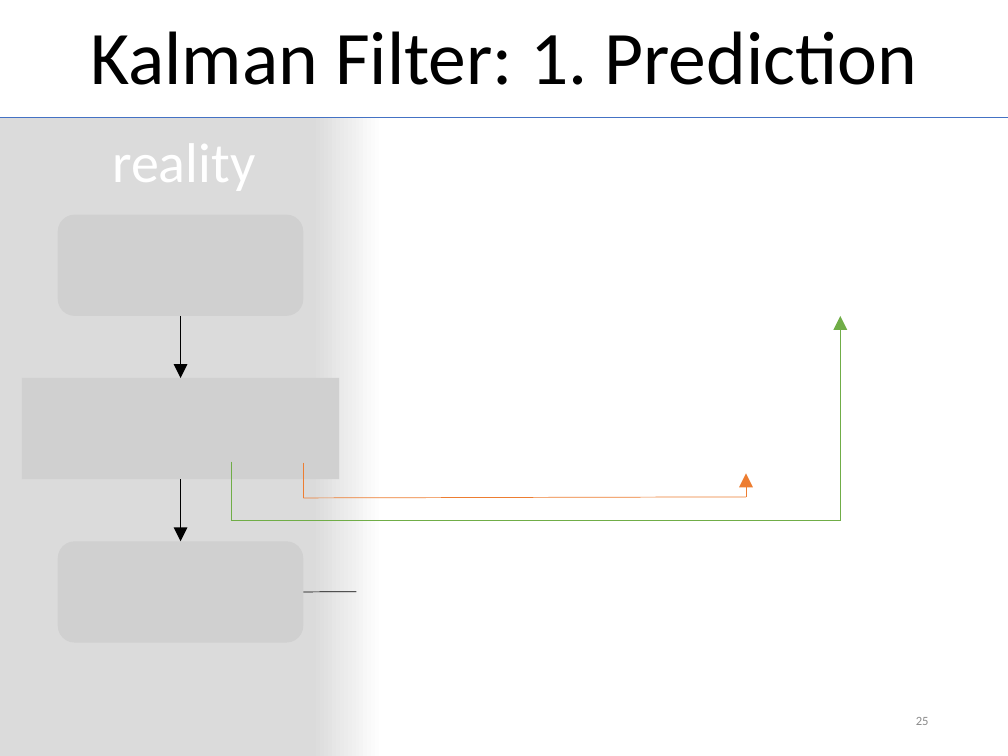
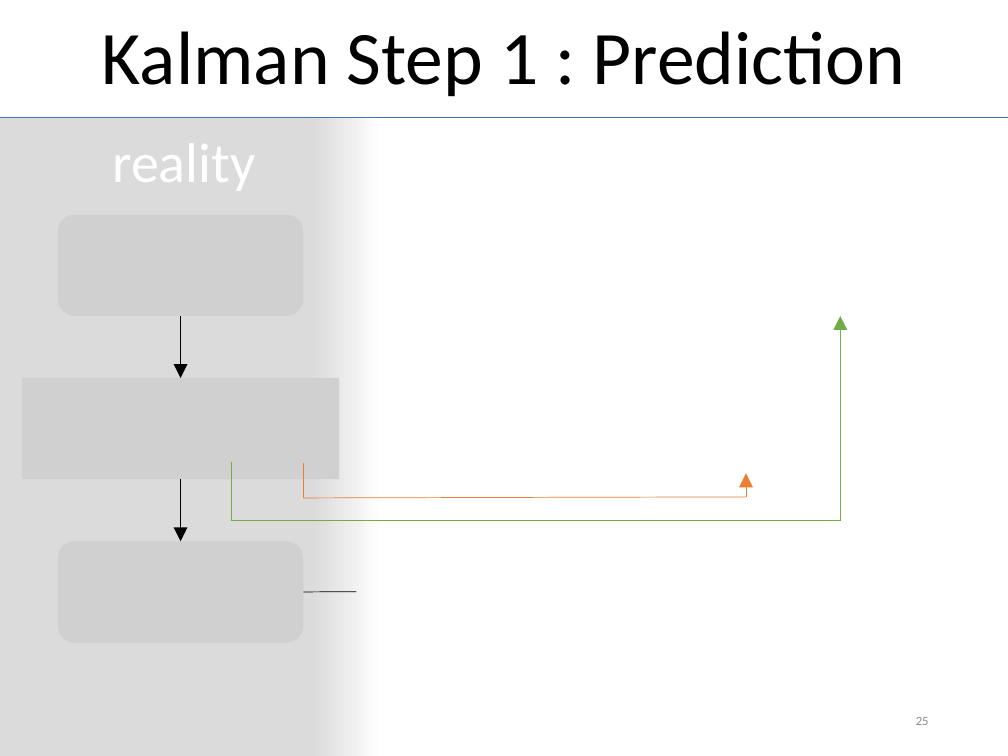
Before and after one commit to MichiHo/flocking, a slide deck: slide 25 of vortrag/ba_seminar_presentation.pptx. Drawn at 1008x756 pixels with LibreOffice and Linux fonts; fonts in the diff are those of the drawing; grey boxes stand for pictures. Boxes give left, top, right and bottom in pixels: in the first picture for what was removed or moved away, otherwise in the second. Text is boxed around its words. In the diff, an @@ line names an element or a change of style, - is before the commit and + after.

```diff
--- a/vortrag/ba_seminar_presentation.pptx
+++ b/vortrag/ba_seminar_presentation.pptx
@@ title at (102,31,905,97): text changed @@
-Kalman Filter: 1. Prediction
+Kalman Step 1 : Prediction
```
Also in this commit, not shown: 6 other slides changed, 1 slide removed, 10 other files.
